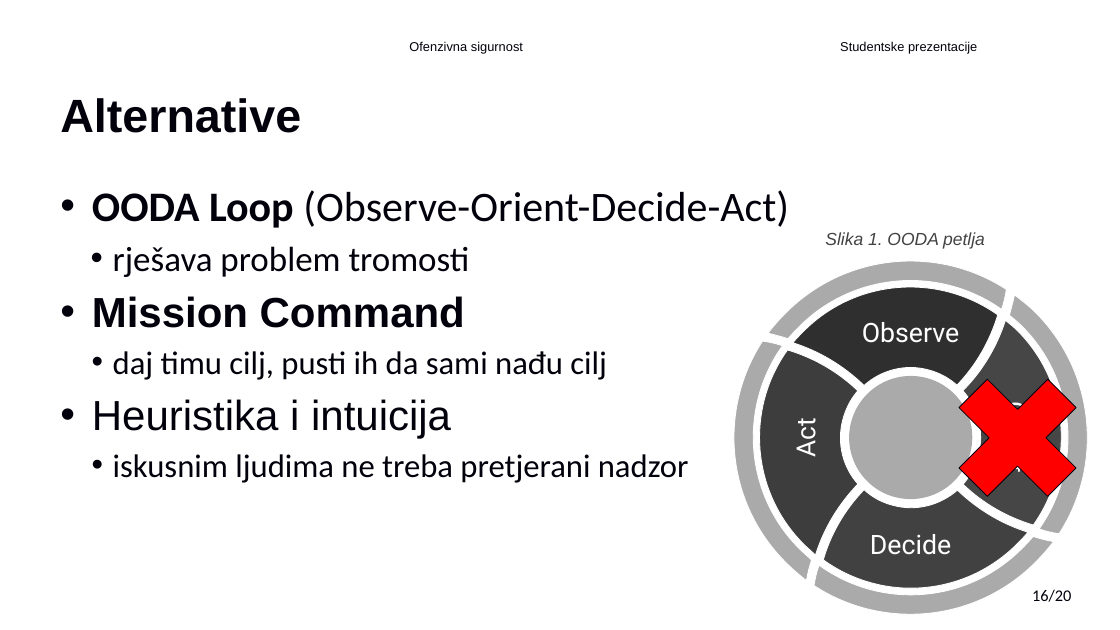
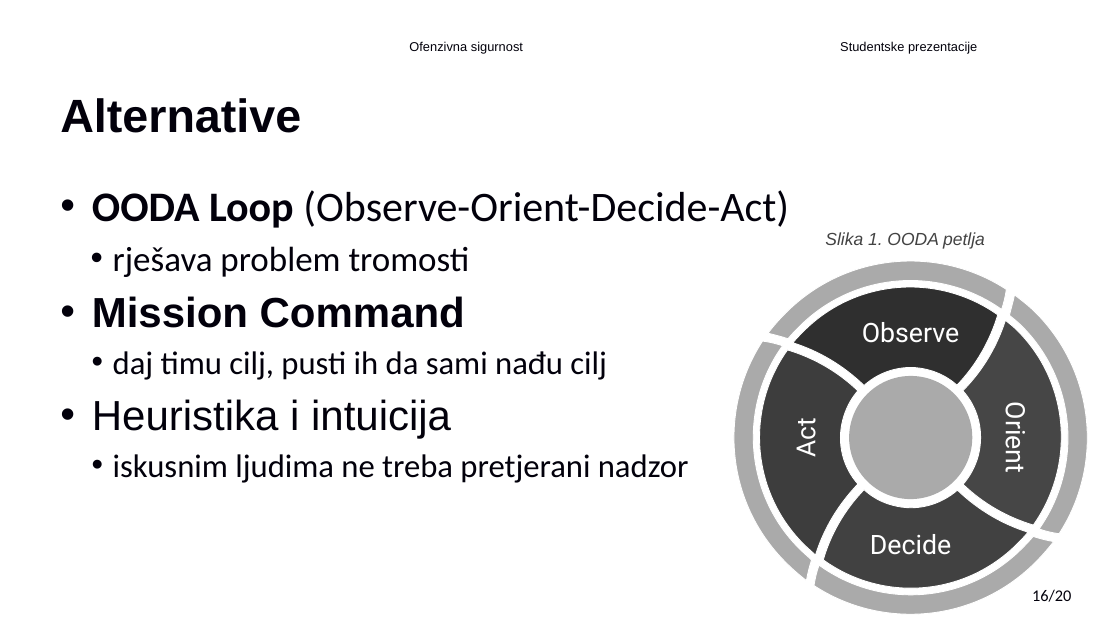
Before and after one commit to Gl1tc6/FER_diplomski, a slide deck: slide 17 of 3semestar/OFESIG/TLP.pptx. Drawn at 1120x630 pixels with LibreOffice and Linux fonts; fonts in the diff are those of the drawing; background and template pictures are left out. Boxes give left, top, right and bottom in pixels: in the first picture for what was removed or moved away, otherwise in the second. Text is boxed around its words. In the diff, an @@ line names an element or a change of style, - is before the commit and + after.

```diff
--- a/3semestar/OFESIG/TLP.pptx
+++ b/3semestar/OFESIG/TLP.pptx
@@ cross removed at bbox=[933, 353, 1103, 523] @@
```
Also in this commit, not shown: 9 other slides changed, 1 slide added, 1 slide removed, 11 other files.
